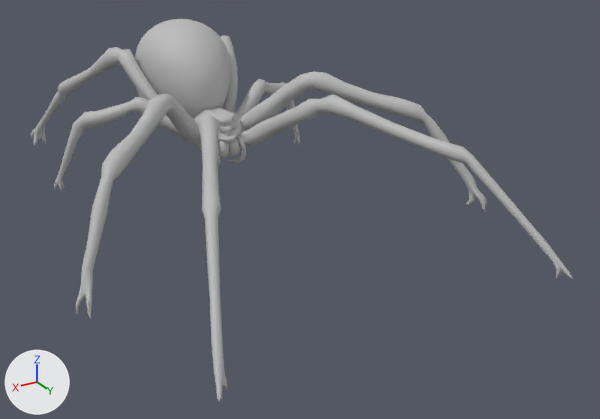
A saved change to the FBX model Assets/Custom Skeletal Meshes/Spider_Animated/Spider.FBX.
Rendered twice from a camera (50 mm lens) standing at (1.66, 3.45, 1.54) and looking at (-0.19, 0.38, 0.0). The axes (+X, +Y, +Z) are drawn at lower left. The lights are the same throughout. Where no turn or scale is listed for an object, it has been applied to the vertices.

Names of what the first picture shows: 'GEO_Eyes', 'Lips', 'Spider_LP'.
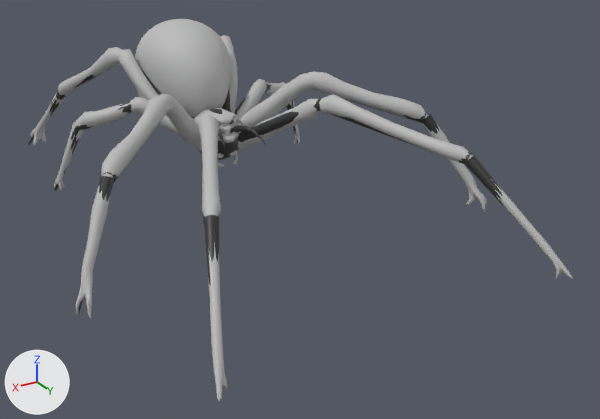
Commit message: Spiders Word For Real This Time...

Where the change shows, as pixel boxes [x1, y1, x2, y2] in the pictures (600 x 419 px):
```json
{"object": "SpiderBlocked", "change": "added", "after": [28, 68, 512, 314], "on screen": "black"}
{"object": "Lips", "change": "turned", "before": [217, 136, 246, 167], "after": [217, 150, 238, 167]}
{"object": "GEO_Eyes", "change": "turned", "before": [218, 117, 236, 133], "after": [218, 119, 240, 127]}
```

Edits to the scene script, one JSON object a line:
```json
{"op": "add", "block": "mat_02___default", "code": ["mat_02___default = principled_material('02 - Default')", "mat_02___default.base_color = (0.0314, 0.0314, 0.0314)  # black #323232", "mat_02___default.roughness = 0.49"]}
{"op": "add", "block": "me_mesh_1", "code": ["me_mesh_1 = bpy.data.meshes.new('Mesh')", "me_mesh_1.from_pydata(...)  # 3430 vertices, 6748 faces; spans x -0.98..0.99, y -1.23..1.59, z -0.3..0.36", "me_mesh_1.materials.append(mat_02___default)  # black #323232"]}
{"op": "set", "path": "ob_lips.rotation_euler", "old": "(0.0, 0.0, 0.0)", "new": "(0.0, 0.0, -3.142)", "note": "degrees (0, 0, 0) -> degrees (0, 0, -180)"}
{"op": "set", "path": "ob_geo_eyes.rotation_euler", "old": "(1.571, 0.0, -3.142)", "new": "(1.571, 0.0, 0.0)", "note": "degrees (90, 0, -180) -> degrees (90, 0, 0)"}
{"op": "add", "block": "ob_spiderblocked", "code": ["ob_spiderblocked = bpy.data.objects.new('SpiderBlocked', me_mesh_1)", "ob_spiderblocked.location = (-0.006, -0.096, 0.267)"]}
```
